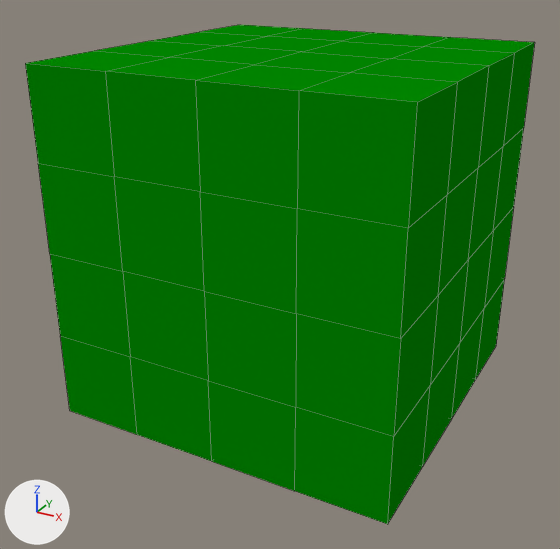
A saved change to the Blender file assets/models/cube/cube.blend.
Before and after are seen from a 50 mm camera at (0.88, -1.711, 0.259) aimed at (-0.023, -0.069, -0.562). Lighting does not change. The marker at lower left points along +X, +Y and +Z. Mesh edges are drawn as thin lines.
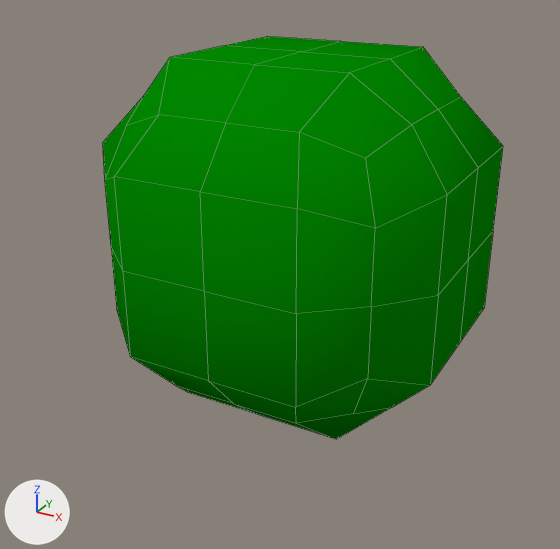
Location of each change, (x1, y1, x2, y2) in pixels of the pictures (560 x 549 px; the box of a moved part takes in the faces that stretch with it):
'Cube', reshaped, shading changed (22% narrower, 19% shorter)
    before: (25, 25, 535, 524)
    after: (103, 36, 503, 439)
part 1 of me_cube, moved or reshaped
    before: (25, 25, 535, 524)
    after: (103, 47, 503, 439)
part 2 of me_cube, shading changed
    both: (114, 36, 503, 407)

Edits to the bpy script that builds the scene:
```text
Change me_cube:
    where me_cube.from_pydata(...)  # 98 vertices, 96 faces; spans x -1.0..1.0, y -1.0..1.0, z -1.0..1.0
    used by ob_cube; location = (0.0, 0.0, -0.45); scale = (0.45, 0.45, 0.45)
    me_cube part 1: 45 of 98 vertices moved; they spanned x -1.0..1.0, y -1.0..1.0, z -1.0..1.0 and now span x -0.87..0.77, y -0.77..0.77, z -0.77..0.77; mean shift (0.0, 0.0, 0.0); largest move (-1.0, 1.0, 1.0) -> (-0.67, 0.66, 0.66)
    me_cube part 2: all faces are now shaded smooth (96 of 96 changed)
```
